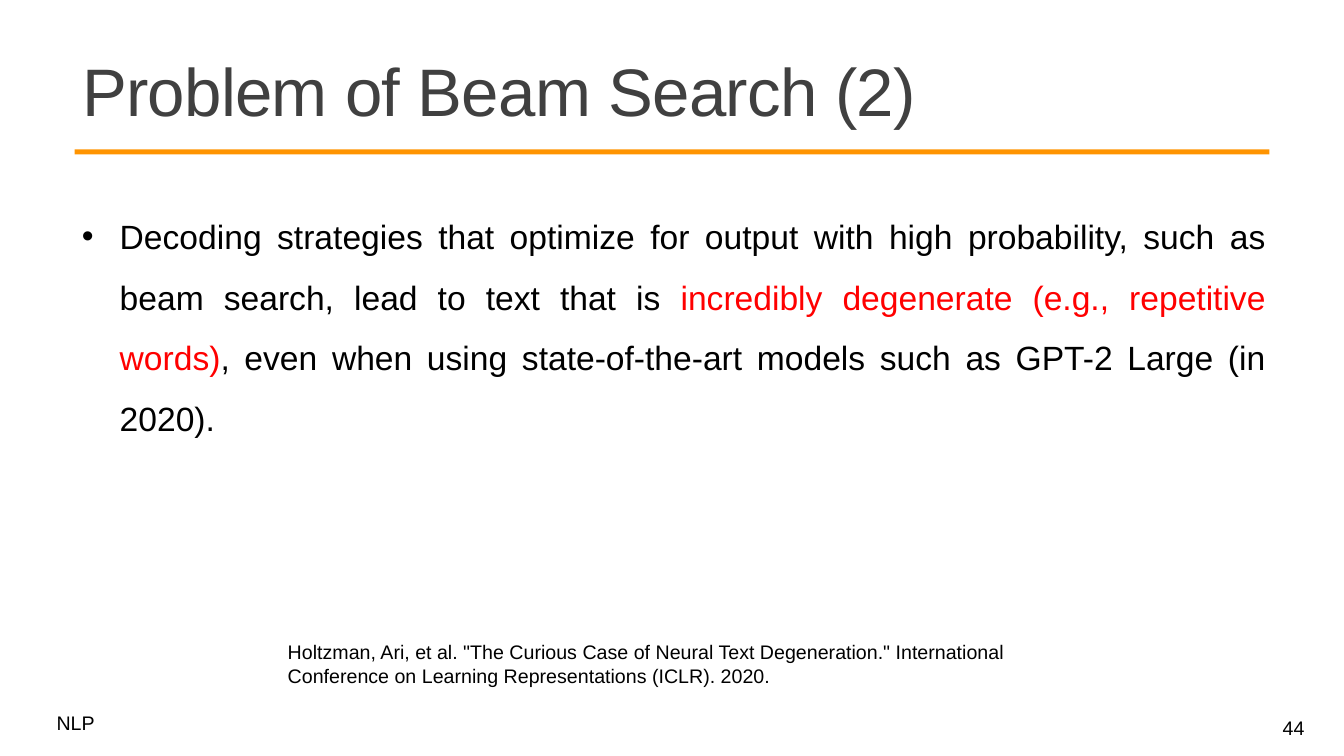
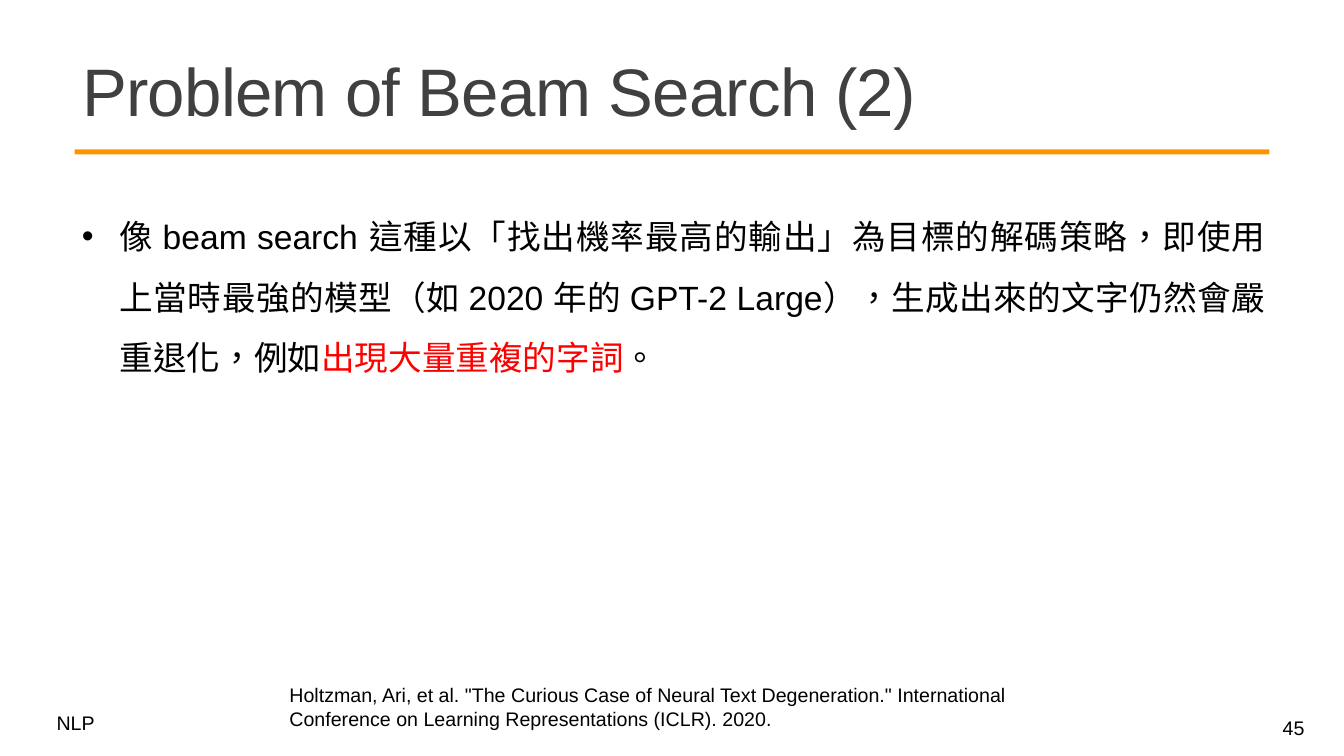
Before and after one commit to mcps5601/CGUNLP_2026_Spring, a slide deck: slide 45 of slides/w8_decoder_0413.pptx (slide 44 before the commit). Drawn at 1344x756 pixels with LibreOffice and Linux fonts; fonts in the diff are those of the drawing; background and template pictures are left out. Boxes give left, top, right and bottom in pixels: in the first picture for what was removed or moved away, otherwise in the second. Text is boxed around its words. In the diff, an @@ line names an element or a change of style, - is before the commit and + after.

Commit message:
feat: update slide for decoding

```diff
--- a/slides/w8_decoder_0413.pptx
+++ b/slides/w8_decoder_0413.pptx
@@ text at <box>120,220,1266,373</box>: text changed @@
-• Decoding strategies that optimize for output with high probability, such as beam search, lead to text that is incredibly degenerate (e.g., repetitive words), even when using state-of-the-art models such as GPT-2 Large (in 2020).
+• 像 beam search 這種以「找出機率最高的輸出」為目標的解碼策略，即使用上當時最強的模型（如 2020 年的 GPT-2 Large），生成出來的文字仍然會嚴重退化，例如出現大量重複的字詞。
@@ text "Holtzman, Ari, et al. "The ...": place and size @@
-text "Holtzman, Ari, et al. "The ..." at <box>288,644,1004,687</box>
+text "Holtzman, Ari, et al. "The ..." at <box>289,687,1005,730</box>
@@ page number at <box>1283,721,1305,736</box>: text changed @@
-44
+45
```
Also in this commit, not shown: 13 other slides changed, 1 slide added, 1 other file.
